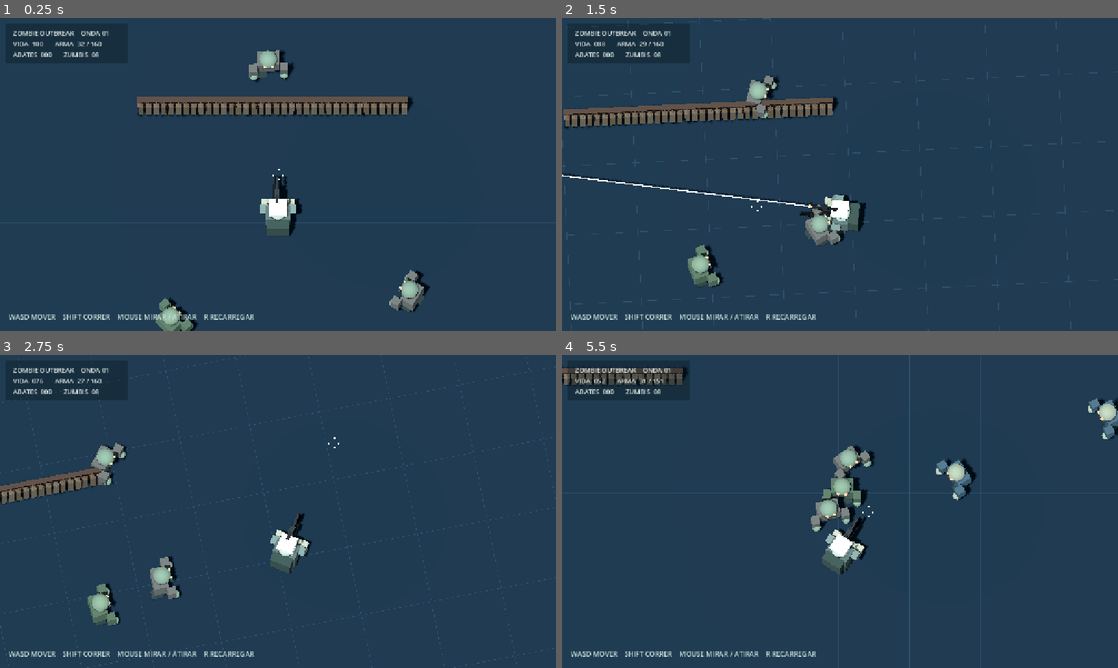
Above: before the commit, frames 1-4 (two rows, left to right).
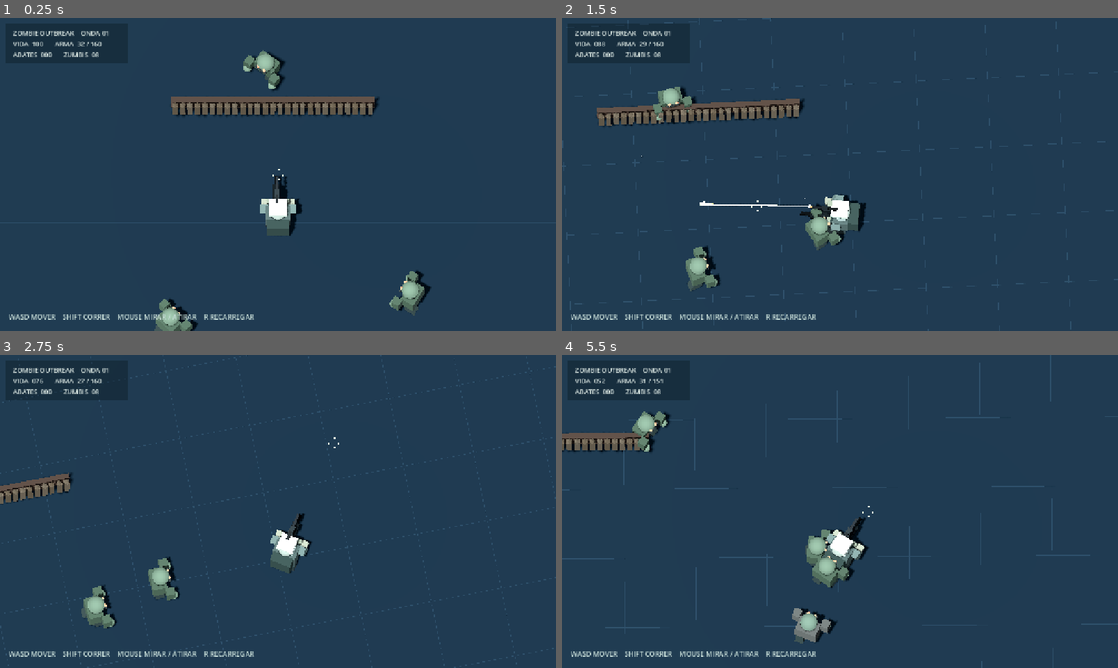
Above: after the commit, the same moments.

Repository: lulualcides-sys/Zumbi
Game: Godot game, scene res://scenes/Main.tscn
Two runs of this game, one before a commit and one after it. Both use one fixed random seed, a clock stepped at 60 frames per second and the inputs below.
Inputs (mouse positions are in pixels of both pictures, inside the frame that each line leads up to):
- Up to frame 1 (0.25 s): no input
- Up to frame 2 (1.5 s): tap Enter at 0.5 s; move the mouse to (962, 158) at 0.52 s; hold D 0.53-1.25 s; hold Enter 0.53-1.25 s; click (962, 158) at 0.67 s; drag from (728, 190) to (812, 237) at 1.27 s
- Up to frame 3 (2.75 s): move the mouse to (333, 442) at 2.02 s; hold D from 2.03 s (still down); hold Shift from 2.03 s (still down)
- Up to frame 4 (5.5 s): release D at 2.75 s; release Shift at 2.75 s; drag from (812, 574) to (673, 464) at 2.77 s; move the mouse to (1006, 558) at 3.52 s; hold A 3.53-4.25 s; hold R 3.53-4.25 s; drag from (673, 464) to (756, 433) at 4.27 s; move the mouse to (867, 511) at 5.02 s; hold S from 5.03 s (still down); hold Enter from 5.03 s (still down); click (867, 511) at 5.17 s

The runs differ from the first frame. In frame 1, 2.6% of the frame differs, in the area x 24-78%, y 10-100%; in frame 2, 3.4%; in frame 3, 1.9%; in frame 4, 7.6%, in the area x 0-100%, y 0-100%.

Commit message:
fix(combat): fire angled from real muzzle to target height, hitting destructible fence and zombie bodies

Diff:
--- a/scripts/Main.gd
+++ b/scripts/Main.gd
@@ -33,6 +33,7 @@
 var destructibles: Dictionary = {}
 var pickups: Array[Node3D] = []
 var aim_direction := Vector3.FORWARD
+var aim_point := Vector3(0.0, 0.75, -3.15)
 var has_player_aim_input := false
 var ammo := MAG_SIZE
 var reserve_ammo := 160
@@ -157,8 +158,8 @@
         _visual_box(self, Vector3(0.0, 0.019, x), Vector3(39.0, 0.009, 0.011), Color("#22394a"))
 
     # One readable destructible wooden fence is enough for the initial view.
-    for i in range(4):
-        _fence_segment(Vector3(-3.00 + float(i) * 1.90, 0.60, -3.15))
+    for i in range(3):
+        _fence_segment(Vector3(-2.05 + float(i) * 1.90, 0.60, -3.15))
     # Secondary props occupy the far edges so the character remains focal.
     _solid_box(Vector3(-10.8, 0.56, -9.0), Vector3(2.3, 1.12, 1.4), Color("#51616a"), 6)
     _solid_box(Vector3(10.2, 0.45, 7.6), Vector3(1.0, 0.90, 1.1), Color("#4d5a5a"), 4)
@@ -341,6 +342,7 @@
     if distance <= 0.0:
         return
     var point := origin + direction * distance
+    aim_point = point
     var heading := point - player.global_position
     heading.y = 0
     if heading.length_squared() > 0.02:
@@ -383,6 +385,8 @@
     if vector.length_squared() < 0.0001:
         return
     aim_direction = vector.normalized()
+    # Shoot toward actual zombie body height instead of a flat horizontal ray.
+    aim_point = target.global_position + Vector3(0.0, 0.22, 0.0)
     player.rotation.y = atan2(aim_direction.x, aim_direction.z)
     if fire_cooldown <= 0.0 and reload_timer <= 0.0:
         _fire()
@@ -419,7 +423,13 @@
     # from the invisible placeholder rifle in the procedural fallback.
     var muzzle: Marker3D = weapon_rig["muzzle"]
     var start: Vector3 = muzzle.global_position
-    var destination := start + aim_direction * 31.0
+    # A horizontal trace from shoulder height skipped the low destructible
+    # fence and sometimes missed zombie capsules. Aim from the *real* muzzle
+    # down toward the selected world target, preserving the exact tracer path.
+    var trace_vector := aim_point - start
+    if trace_vector.length_squared() < 0.04:
+        trace_vector = aim_direction
+    var destination := start + trace_vector.normalized() * 31.0
     var query := PhysicsRayQueryParameters3D.create(start, destination)
     query.exclude = [player.get_rid()]
     var result: Dictionary = get_world_3d().direct_space_state.intersect_ray(query)
